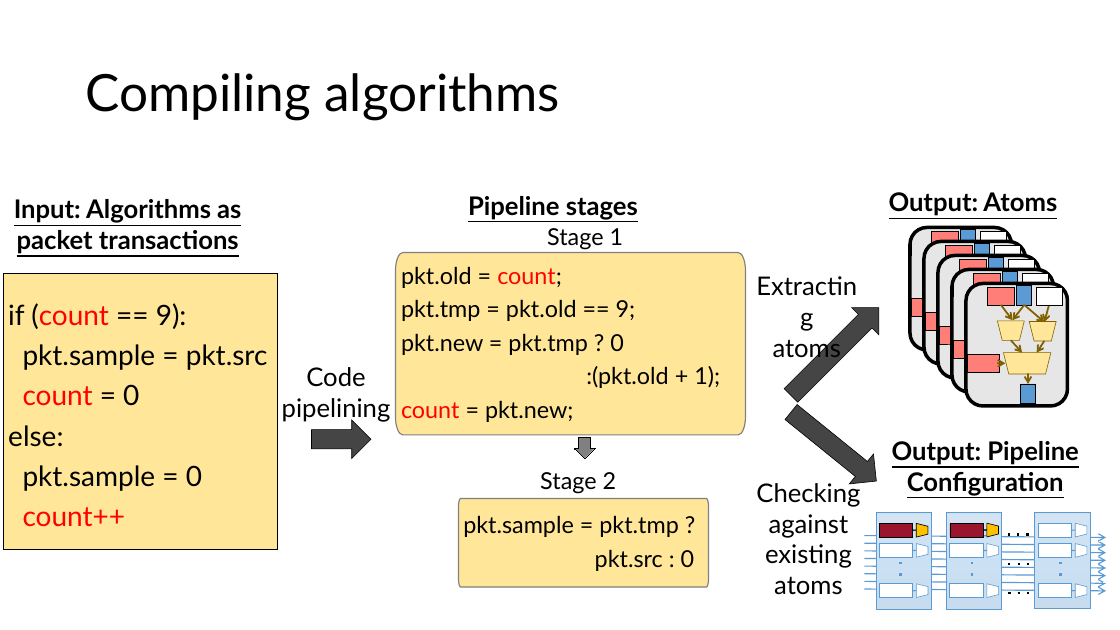
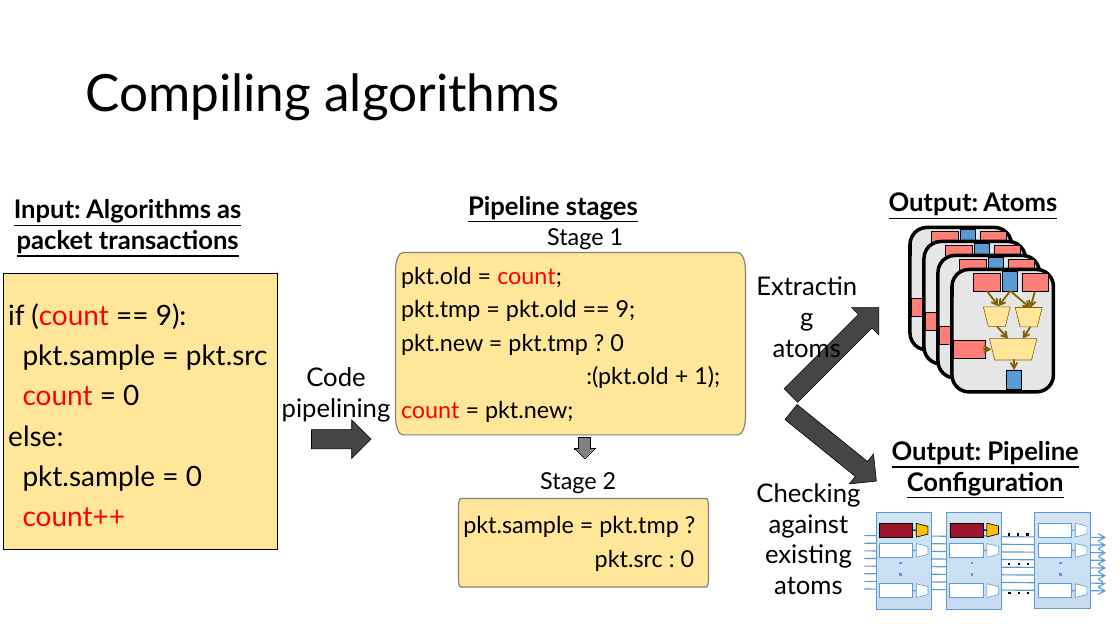
Before and after one commit to anirudhSK/pifo-domino-marple-ppts, a slide deck: slide 13 of combined_domino_pifo.pptx. Drawn at 1120x630 pixels with LibreOffice and Linux fonts; fonts in the diff are those of the drawing. Boxes give left, top, right and bottom in pixels: in the first picture for what was removed or moved away, otherwise in the second. Text is boxed around its words. In the diff, an @@ line names an element or a change of style, - is before the commit and + after.

```diff
--- a/combined_domino_pifo.pptx
+++ b/combined_domino_pifo.pptx
@@ fill #FFFFFF to #FF7E77 in 3 elements at [981, 231, 1007, 249], [994, 245, 1020, 263], [1008, 260, 1034, 277] @@
@@ arrow moved from (1024, 305) - (1012, 320) to (987, 291) - (999, 307) @@
@@ arrow moved from (1002, 305) - (1012, 320) to (1011, 291) - (999, 307) @@
@@ rectangle: place and size @@
-rectangle at [988, 287, 1014, 305]
+rectangle at [1023, 273, 1049, 291]
@@ rectangle removed at [1023, 273, 1049, 291] @@
@@ group removed at [966, 284, 1068, 407]: 3 rectangles, 1 rounded rectangle @@
@@ 6 arrows, 3 trapezoids, 1 rectangle: place and size @@
-6 arrows, 3 trapezoids, 1 rectangle at [997, 305, 1056, 403]
+6 arrows, 3 trapezoids, 1 rectangle at [984, 291, 1043, 389]
```
Also in this commit, not shown: 2 other slides changed.
